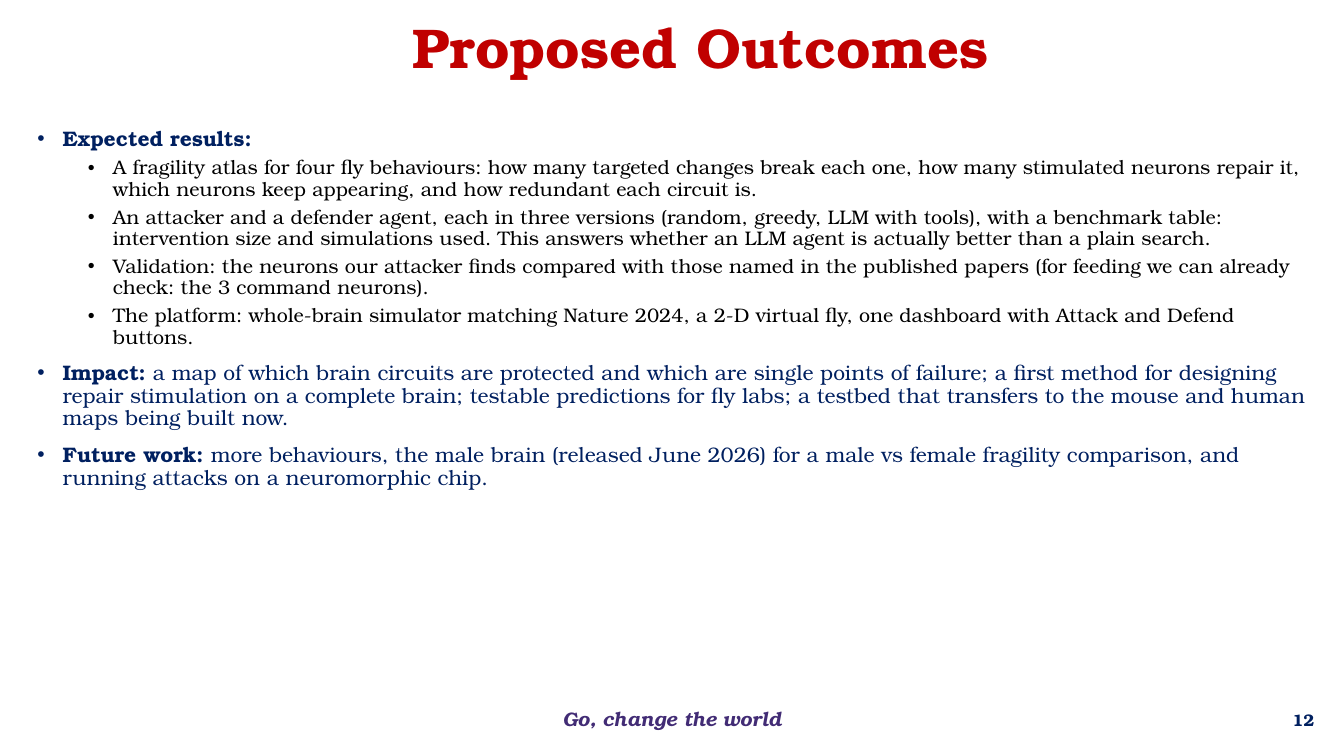
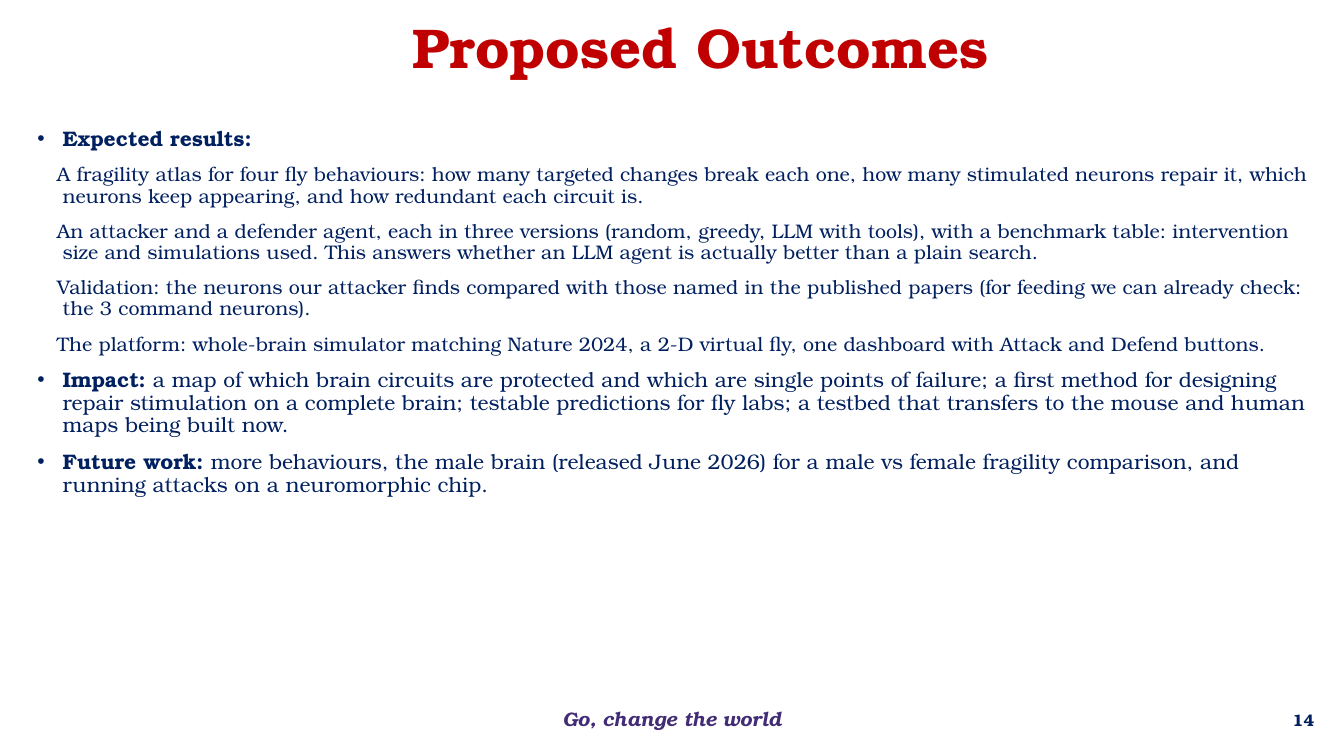
Before and after one commit to BHARATH9629/FlyBrainMappingSimulation, a slide deck: slide 14 of NeuroRedTeam_Phase1.pptx (slide 12 before the commit). Drawn at 1344x756 pixels with LibreOffice and Linux fonts; fonts in the diff are those of the drawing; background and template pictures are left out. Boxes give left, top, right and bottom in pixels: in the first picture for what was removed or moved away, otherwise in the second. Text is boxed around its words. In the diff, an @@ line names an element or a change of style, - is before the commit and + after.

```diff
--- a/NeuroRedTeam_Phase1.pptx
+++ b/NeuroRedTeam_Phase1.pptx
@@ text at <box>57,166,1307,356</box>: text colour #000000 to #002060 in "A fragility atlas for four fly behaviours: ...", "An attacker and a defender agent, each ...", "Validation: the neurons our attacker finds compared ...", "The platform: whole-brain simulator matching Nature 2024, ..."; bullet • to none; list level 2 to 1 in "A fragility atlas for four ..."; list level 2 to 1 in "An attacker and a defender ..."; list level 2 to 1 in "Validation: the neurons our attacker ..."; list level 2 to 1 in "The platform: whole-brain simulator matching ..." @@
@@ page number at <box>1292,714,1314,726</box>: text changed @@
-12
+14
```
Also in this commit, not shown: 6 other slides changed, 2 slides added, 5 other files.
